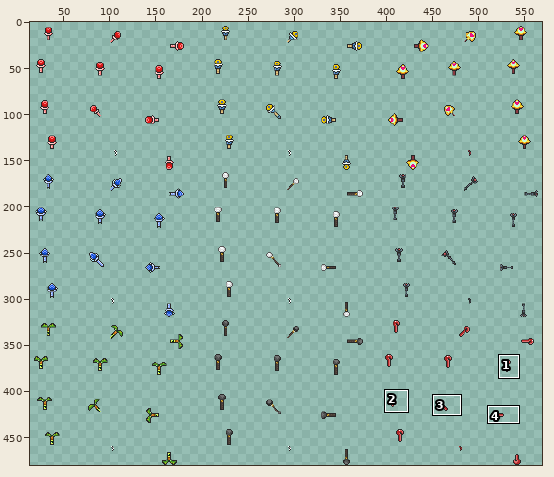
Sprite sheet, stored at sprites/hero/item/rods/rod.png. The first picture is a wide view before the edit; the outline marks the close-up.
Close-up. The starting point:
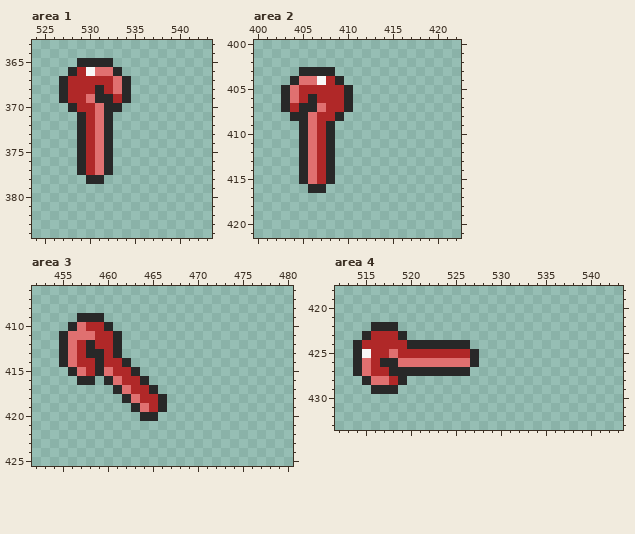
The file is 576x480 pixels. Colours within 5 levels of each other are drawn and written as one. Shown: area 1: x 524..543, y 363..384; area 2: x 400..422, y 400..421; area 3: x 452..480, y 406..425; area 4: x 512..543, y 418..433. The wide view leaves out empty margins. The commit also changed other parts of the picture, which this record leaves out.
The same view after the edit:
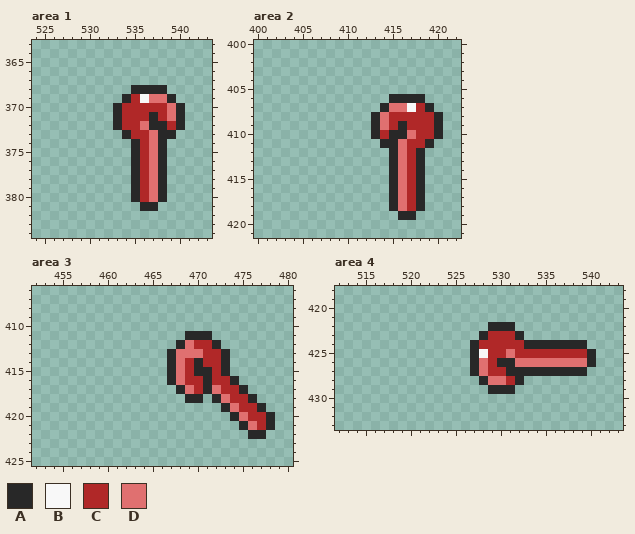
Palette (. is transparent): A #282828  B #f8f8f8  C #b02828  D #e07070
The edit:
--- area 1
@@ x 524..543 @@
 364 ....................
-365 .....AAAA...........
-366 ....ACBDDA..........
-367 ...ACCCCCDA.........
-368 ...ACCCACDA.........
-369 ...ACCDAACA.........
-370 ....ACCDAA..........
-371 .....ACDA...........
-372 .....ACDA...........
-373 .....ACDA...........
-374 .....ACDA...........
-375 .....ACDA...........
-376 .....ACDA...........
-377 .....ACDA...........
-378 ......AA............
-379 ....................
-380 ....................
-381 ....................
+365 ....................
+366 ....................
+367 ....................
+368 ...........AAAA.....
+369 ..........ACBDDA....
+370 .........ACCCCCDA...
+371 .........ACCCACDA...
+372 .........ACCDAACA...
+373 ..........ACCDAA....
+374 ...........ACDA.....
+375 ...........ACDA.....
+376 ...........ACDA.....
+377 ...........ACDA.....
+378 ...........ACDA.....
+379 ...........ACDA.....
+380 ...........ACDA.....
+381 ............AA......
 382 ....................
--- area 2
@@ x 400..422 @@
 402 .......................
-403 .....AAAA..............
-404 ....ADDBCA.............
-405 ...ADCCCCCA............
-406 ...ADCACCCA............
-407 ...ACAADCCA............
-408 ....AADCCA.............
-409 .....ADCA..............
-410 .....ADCA..............
-411 .....ADCA..............
-412 .....ADCA..............
-413 .....ADCA..............
-414 .....ADCA..............
-415 .....ADCA..............
-416 ......AA...............
-417 .......................
-418 .......................
-419 .......................
+403 .......................
+404 .......................
+405 .......................
+406 ...............AAAA....
+407 ..............ADDBCA...
+408 .............ADCCCCCA..
+409 .............ADCACCCA..
+410 .............ACAADCCA..
+411 ..............AADCCA...
+412 ...............ADCA....
+413 ...............ADCA....
+414 ...............ADCA....
+415 ...............ADCA....
+416 ...............ADCA....
+417 ...............ADCA....
+418 ...............ADCA....
+419 ................AA.....
 420 .......................
--- area 3
@@ x 452..480 @@
 408 .............................
-409 .....AAA.....................
-410 ....ADCCA....................
-411 ...ADDDCCA...................
-412 ...ADCACCA...................
-413 ...ADCAACA...................
-414 ...ADCCACCA..................
-415 ....ADCADCCA.................
-416 .....AA.ADCCA................
-417 .........ADCCA...............
-418 ..........ADCCA..............
-419 ...........ADCA..............
-420 ............AA...............
-421 .............................
-422 .............................
+409 .............................
+410 .............................
+411 .................AAA.........
+412 ................ADCCA........
+413 ...............ADDDCCA.......
+414 ...............ADCACCA.......
+415 ...............ADCAACA.......
+416 ...............ADCCACCA......
+417 ................ADCADCCA.....
+418 .................AA.ADCCA....
+419 .....................ADCCA...
+420 ......................ADCCA..
+421 .......................ADCA..
+422 ........................AA...
 423 .............................
--- area 4
@@ x 512..543 @@
 421 ................................
-422 ....AAA.........................
-423 ...ACCCA........................
-424 ..ACCCCCAAAAAAA.................
-425 ..ABCCDCCCCCCCCA................
-426 ..ADCAADDDDDDDDA................
-427 ..ADCCAAAAAAAAA.................
-428 ...ADDCA........................
-429 ....AAA.........................
+422 .................AAA............
+423 ................ACCCA...........
+424 ...............ACCCCCAAAAAAA....
+425 ...............ABCCDCCCCCCCCA...
+426 ...............ADCAADDDDDDDDA...
+427 ...............ADCCAAAAAAAAA....
+428 ................ADDCA...........
+429 .................AAA............
 430 ................................
